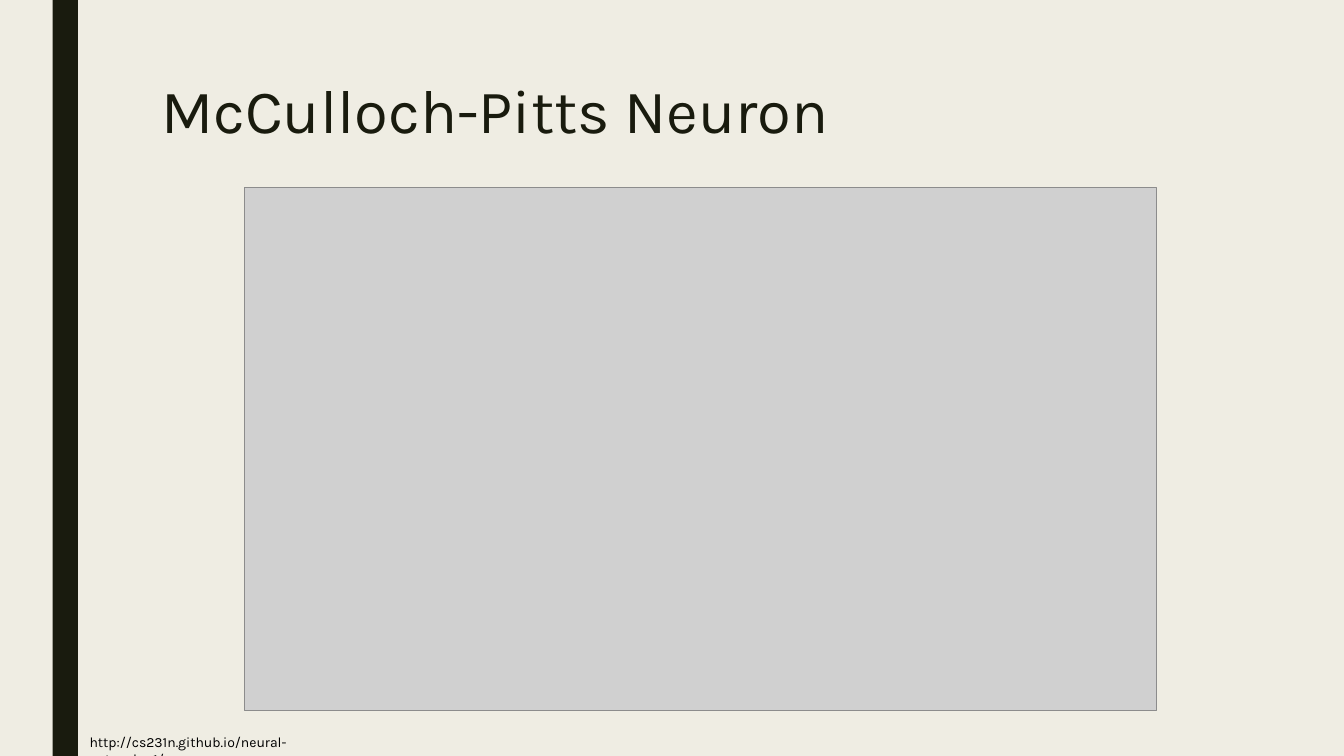
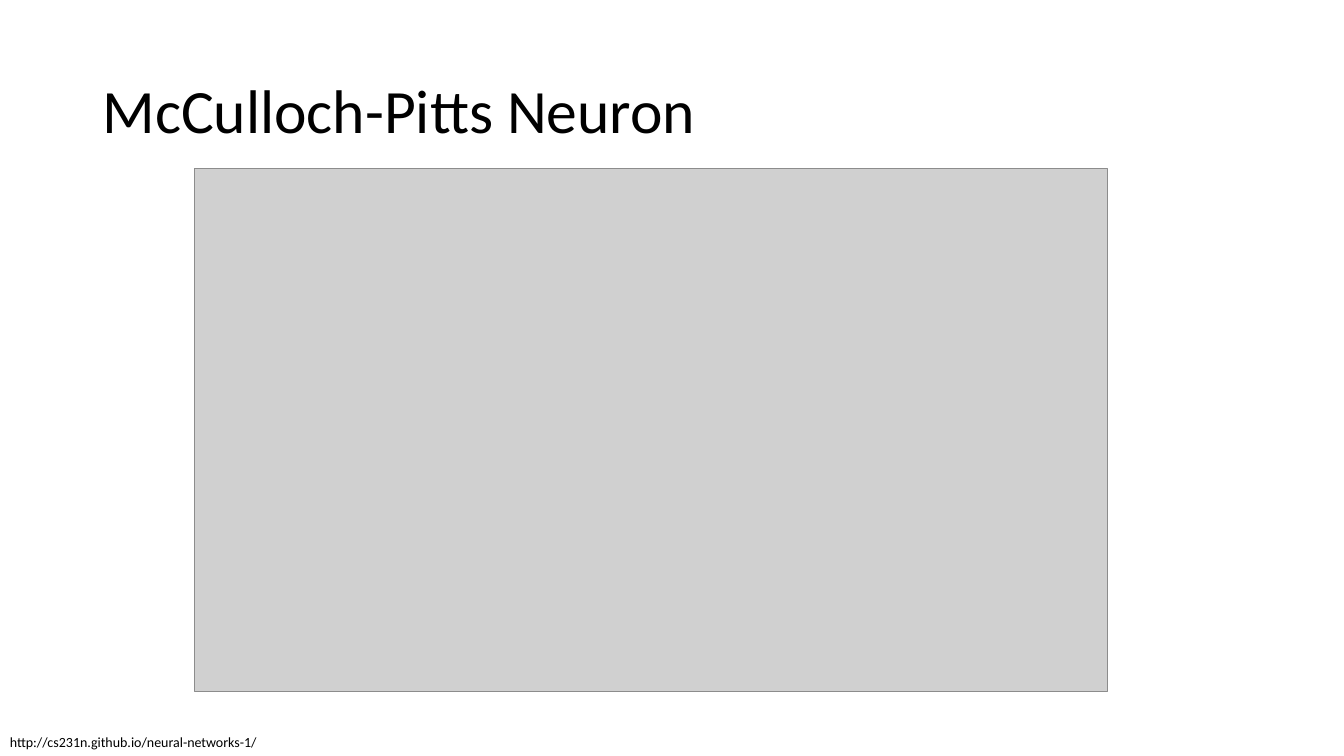
Before and after one commit to bahadirbklg/intro, a slide deck: slide 7 of 1 - introduction/DLMR 1 - introduction.pptx (slide 6 before the commit). Drawn at 1344x756 pixels with LibreOffice and Linux fonts; fonts in the diff are those of the drawing; grey boxes stand for pictures. Boxes give left, top, right and bottom in pixels: in the first picture for what was removed or moved away, otherwise in the second. Text is boxed around its words. In the diff, an @@ line names an element or a change of style, - is before the commit and + after.

```diff
--- a/1 - introduction/DLMR 1 - introduction.pptx
+++ b/1 - introduction/DLMR 1 - introduction.pptx
@@ background #EFEDE3 to #FFFFFF @@
@@ rectangle removed at (52,0,78,756) @@
@@ title "McCulloch-Pitts Neuron": place and size @@
-title "McCulloch-Pitts Neuron" at (161,90,828,134)
+title "McCulloch-Pitts Neuron" at (102,90,695,134)
@@ title "McCulloch-Pitts Neuron" at (102,90,695,134): font Karla to Calibri, text colour #191B0E to #000000; line spacing 0.89 to 0.9; vertical alignment top to middle @@
@@ picture: place and size @@
-picture at (244,188,1156,711)
+picture at (195,168,1107,692)
@@ text "http://cs231n.github.io/neural-networks-1/": place and size @@
-text "http://cs231n.github.io/neural-networks-1/" at (90,736,287,751)
+text "http://cs231n.github.io/neural-networks-1/" at (10,737,257,750)
@@ text "http://cs231n.github.io/neural-networks-1/" at (10,737,257,750): font Karla to Calibri @@
```
Also in this commit, not shown: 16 other slides changed, 15 slides added, 3 slides removed.
